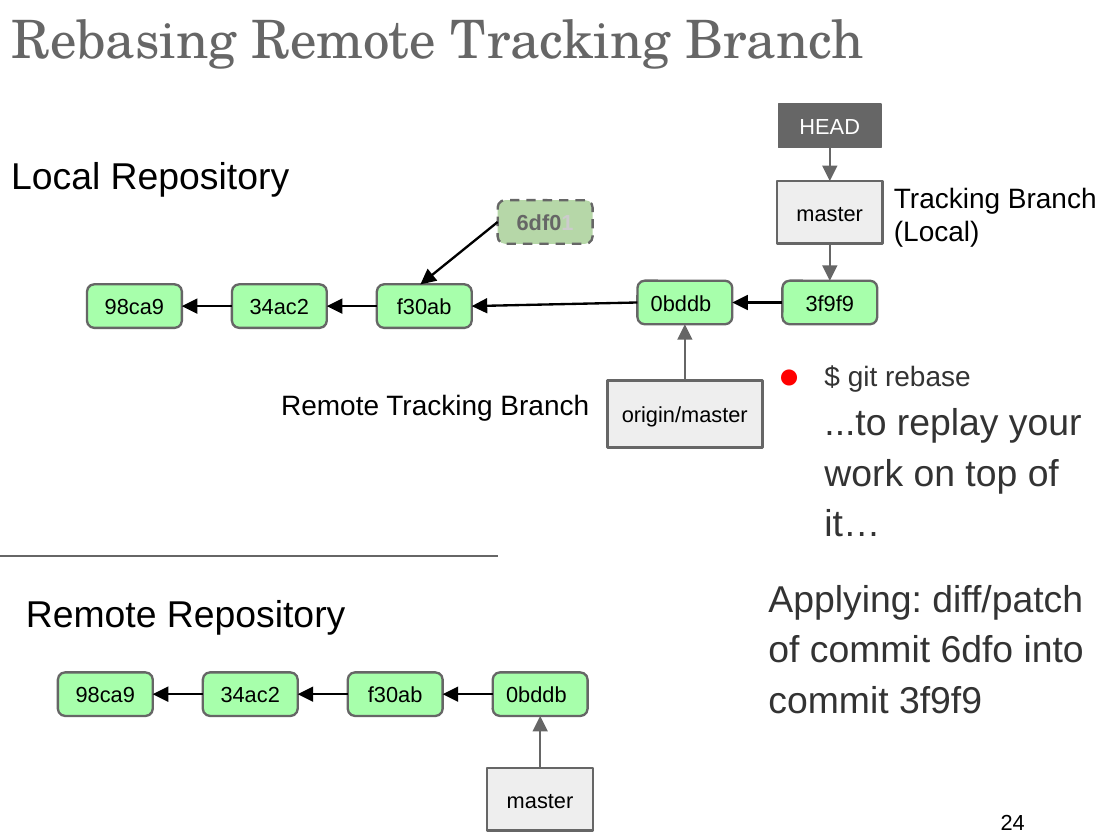
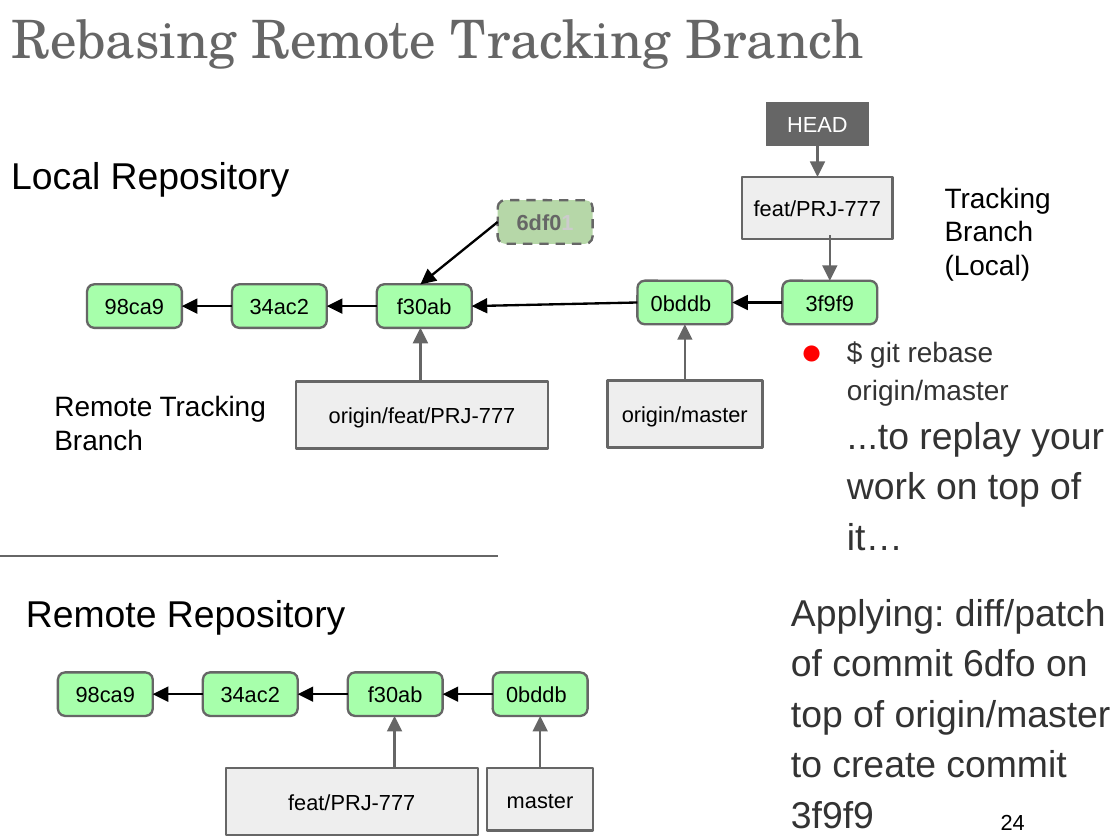
Before and after one commit to ilyaro/mysite, a slide deck: slide 24 of WorkStuff/Courses/Git/Git_General_Training_Lab/Git_General_Training_ap.ppt.pptx. Drawn at 1120x840 pixels with LibreOffice and Linux fonts; fonts in the diff are those of the drawing. Boxes give left, top, right and bottom in pixels: in the first picture for what was removed or moved away, otherwise in the second. Text is boxed around its words. In the diff, an @@ line names an element or a change of style, - is before the commit and + after.

Commit message:
Feature branch

```diff
--- a/WorkStuff/Courses/Git/Git_General_Training_Lab/Git_General_Training_ap.ppt.pptx
+++ b/WorkStuff/Courses/Git/Git_General_Training_Lab/Git_General_Training_ap.ppt.pptx
@@ rectangle "HEAD": place and size @@
-rectangle "HEAD" at (778,104,881,148)
+rectangle "HEAD" at (766,102,869,146)
@@ arrow moved from (830, 141) - (830, 181) to (818, 146) - (818, 177) @@
@@ rectangle "feat/PRJ-777": place and size @@
-rectangle "feat/PRJ-777" at (777,181,883,244)
+rectangle "feat/PRJ-777" at (743,177,893,240)
@@ text "Tracking Branch (Local)" rewrapped from (894,187,1097,246) to (945,187,1051,280) @@
@@ text in rectangle at (754,200,881,217): text changed @@
-master
+feat/PRJ-777
@@ arrow moved from (830, 243) - (830, 281) to (830, 235) - (830, 281) @@
@@ arrow added from (420, 380) to (420, 328), #666666 1.5 pt @@
@@ text at (791,341,1111,829): text changed @@
-● $ git rebase
-  ...to replay your work on top of it…
-Applying: diff/patch of commit 6dfo into commit 3f9f9
+● $ git rebase origin/master
+  ...to replay your work on top of it…
+Applying: diff/patch of commit 6dfo on top of origin/master to create commit 3f9f9
@@ text "Remote Tracking Branch" rewrapped from (281,394,589,420) to (54,395,266,451) @@
@@ rectangle added at (297,382,549,449), fill #EEEEEE, outline #666666 1.5 pt, 14 pt, text #000000 @@
+origin/feat/PRJ-777
@@ arrow added from (394, 768) to (394, 716), #666666 1.5 pt @@
@@ rectangle added at (226,768,478,836), fill #EEEEEE, outline #666666 1.5 pt, 14 pt, text #000000 @@
+feat/PRJ-777
```
Also in this commit, not shown: 7 other slides changed.
